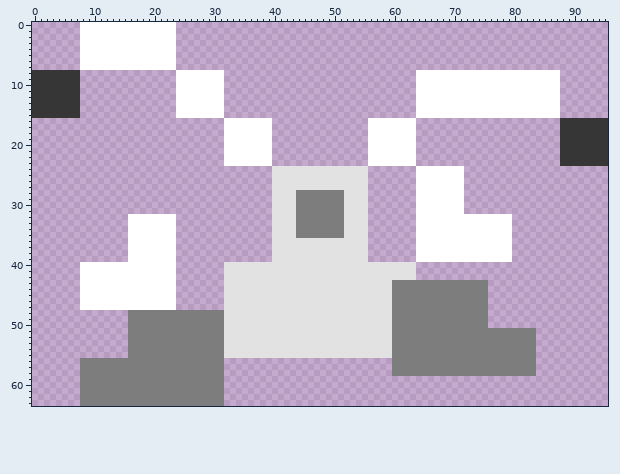
A sprite sheet gets an edit: Space/sprites/sEnemyBuggy/a9d9c7f4-4f53-4ab1-82c1-c8d94c9d8ad7.png. The first picture shows the starting point.
The file is 96x64 pixels.
The same view after the edit:
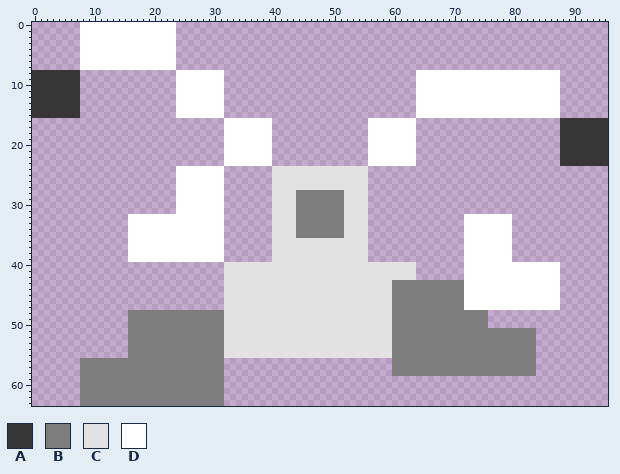
Palette (. is transparent): A #363636  B #7d7d7d  C #e2e2e2  D #ffffff
The edit:
y 24..39: x 24..31 ........ -> DDDDDDDD; x 64..71 DDDDDDDD -> ........
y 40..42: x 8..23 DDDDDDDDDDDDDDDD -> ................; x 72..87 ................ -> DDDDDDDDDDDDDDDD
y 43..47: x 8..23 DDDDDDDDDDDDDDDD -> ................; x 72..87 BBBB............ -> DDDDDDDDDDDDDDDD
Where, in picture pixels (left, top, right, bottom), the same in both pictures:
changed: (80, 166, 224, 310)
changed: (416, 166, 560, 310)
